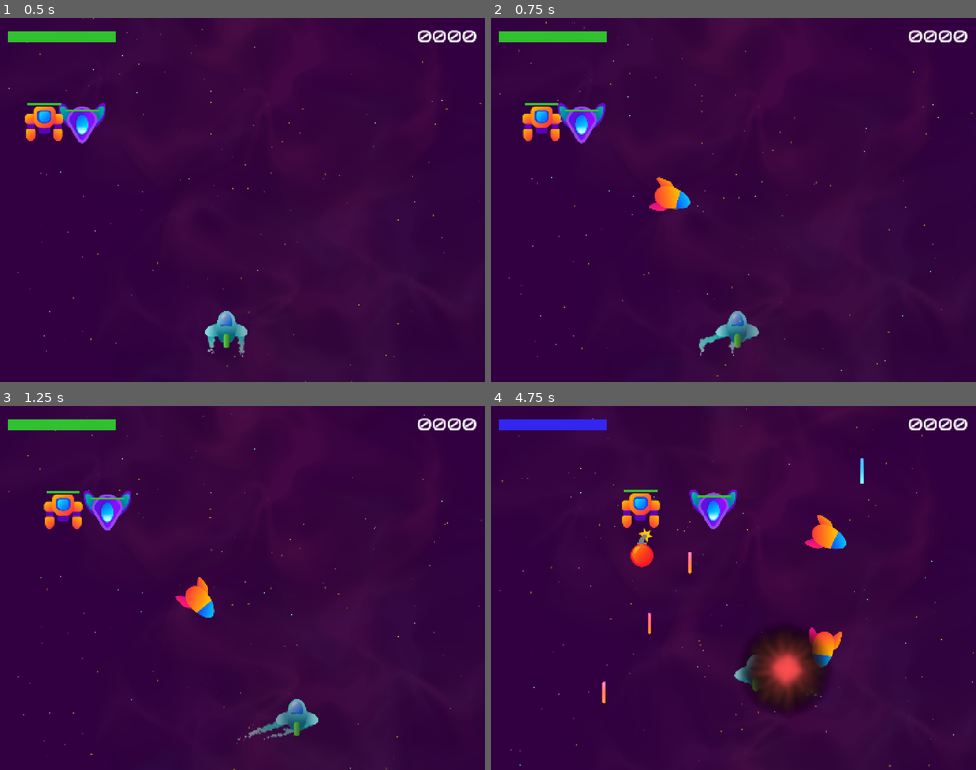
Above: before the commit, frames 1-4 (two rows, left to right).
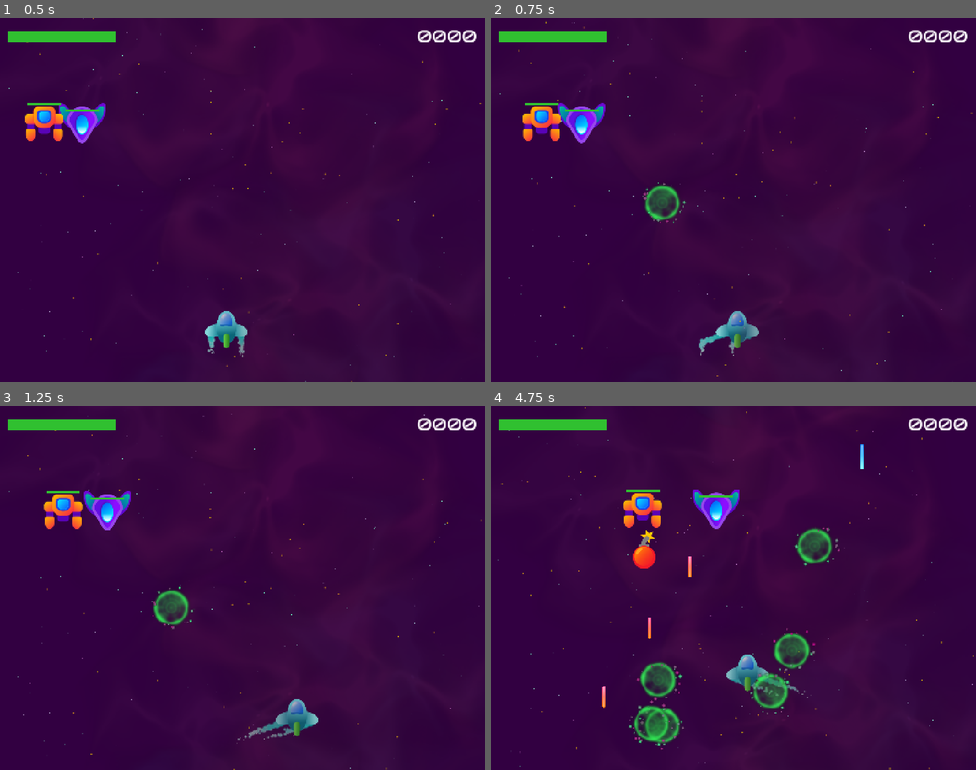
Above: after the commit, the same moments.

Repository: LHO-Developments/Godot-Projects
Game: Godot game, scene res://Scenes/Level/level.tscn
The game is run twice, just before and just after one commit, with the same random seed, the same clock (stepped at 60 frames per second) and the same inputs. Sound files missing from this copy of the repository are replaced by a short silence.
Inputs:
- Up to frame 1 (0.5 s): no input
- Up to frame 2 (0.75 s): hold D (right) from 0.53 s (still down); hold T (test) from 0.53 s (still down)
- Up to frame 3 (1.25 s): keep holding D (right); keep holding T (test)
- Up to frame 4 (4.75 s): release D (right) at 1.28 s; release T (test) at 1.28 s; hold S (down) 1.28-2.03 s; tap Space (shoot) at 1.35, 3.6 s; tap T (test) at 1.55, 2.85, 4.35 s; hold D (right) 2.03-2.78 s; hold T (test) 2.03-2.78 s; hold W (up) 2.78-3.53 s; hold T (test) 3.53-4.28 s; hold A (left) from 3.53 s (still down)

Frame 1 is identical in both runs. In frame 2, 0.7% of the frame differs, in the area x 31-42%, y 43-57%; in frame 3, 1.0%; in frame 4, 7.7%, in the area x 1-100%, y 0-100%.

Commit message:
add power up scene

Diff:
--- a/Space Ace/space-ace/Scenes/Level/level.tscn
+++ b/Space Ace/space-ace/Scenes/Level/level.tscn
@@ -3,7 +3,7 @@
 [ext_resource type="PackedScene" uid="uid://cwvkoimo7kywb" path="res://Scenes/Player/Player.tscn" id="1_iheil"]
 [ext_resource type="PackedScene" uid="uid://fxrpwv2c7cp8" path="res://Scenes/Background/Background.tscn" id="2_1ov45"]
 [ext_resource type="PackedScene" uid="uid://bohlnwst1215b" path="res://Scenes/ObjectContainer/ObjectContainer.tscn" id="3_lscpc"]
-[ext_resource type="PackedScene" uid="uid://lie5jjga5efr" path="res://Scenes/Projectile/HomingMissile.tscn" id="4_43gce"]
+[ext_resource type="PackedScene" uid="uid://bojxn1fot36f2" path="res://Scenes/PowerUp/PowerUp.tscn" id="4_q8n36"]
 [ext_resource type="PackedScene" uid="uid://ceqdwewjsd72c" path="res://Scenes/Enemy/EnemyVee.tscn" id="5_7i4w6"]
 [ext_resource type="PackedScene" uid="uid://de07mjhw6t4nk" path="res://Scenes/Enemy/EnemyRobot.tscn" id="6_q8n36"]
 [ext_resource type="PackedScene" uid="uid://cna5uq6wchu3" path="res://Scenes/GameUi/GameUi.tscn" id="7_q8n36"]
@@ -22,7 +22,7 @@
 [node name="Background" parent="." unique_id=1164972436 instance=ExtResource("2_1ov45")]
 
 [node name="ObjectContainer" parent="." unique_id=584549780 instance=ExtResource("3_lscpc")]
-test_scene = ExtResource("4_43gce")
+test_scene = ExtResource("4_q8n36")
 
 [node name="Path2D" type="Path2D" parent="." unique_id=347543163]
 curve = SubResource("Curve2D_06ioy")
--- /dev/null
+++ b/Space Ace/space-ace/Scenes/PowerUp/PowerUp.gd
@@ -0,0 +1,7 @@
+class_name PowerUp
+
+
+extends Poolable
+
+func _on_life_timer_timeout() -> void:
+	deactivate();
--- /dev/null
+++ b/Space Ace/space-ace/Scenes/PowerUp/PowerUp.tscn
@@ -0,0 +1,50 @@
+[gd_scene format=3 uid="uid://bojxn1fot36f2"]
+
+[ext_resource type="Script" uid="uid://dqg46xb28dias" path="res://Scenes/PowerUp/PowerUp.gd" id="1_v5ap0"]
+[ext_resource type="Texture2D" uid="uid://b6a1b1cc02jb5" path="res://Asset/Textures/light_03.png" id="2_gtc48"]
+[ext_resource type="PackedScene" uid="uid://bi8fqovlohcc6" path="res://Component/Movement/Mover.tscn" id="3_rtpde"]
+[ext_resource type="Texture2D" uid="uid://b7alv8yxi604m" path="res://Asset/Textures/MagicSmall.png" id="4_gtc48"]
+
+[sub_resource type="Curve" id="Curve_rtpde"]
+_data = [Vector2(0, 0), 0.0, 0.0, 0, 0, Vector2(0.5319149, 1), 0.0, 0.0, 0, 0, Vector2(1, 0.1685394), 0.0, 0.0, 0, 0]
+point_count = 3
+
+[sub_resource type="Gradient" id="Gradient_kdlqn"]
+colors = PackedColorArray(0.80784315, 0, 0.57254905, 1, 0.22745098, 1, 0.5529412, 1)
+
+[node name="PowerUp" type="Node2D" unique_id=1373468377]
+script = ExtResource("1_v5ap0")
+
+[node name="Sprite2D" type="Sprite2D" parent="." unique_id=45019125]
+modulate = Color(0.21176471, 1, 0.36078432, 1)
+scale = Vector2(0.25, 0.25)
+texture = ExtResource("2_gtc48")
+
+[node name="Mover" parent="." unique_id=1340264163 instance=ExtResource("3_rtpde")]
+speed = 100.0
+rotation_speed_degrees = 45.0
+direction = Vector2(0, 1)
+
+[node name="LifeTimer" type="Timer" parent="." unique_id=2124882618]
+wait_time = 10.0
+
+[node name="Effects" type="CPUParticles2D" parent="." unique_id=763518021]
+amount = 24
+texture = ExtResource("4_gtc48")
+lifetime = 2.0
+preprocess = 5.0
+local_coords = true
+emission_shape = 6
+emission_ring_inner_radius = 50.0
+emission_ring_radius = 65.0
+gravity = Vector2(0, 0)
+initial_velocity_min = 5.0
+initial_velocity_max = 10.0
+orbit_velocity_min = 0.1
+orbit_velocity_max = 0.3
+scale_amount_min = 0.8
+scale_amount_max = 1.2
+scale_amount_curve = SubResource("Curve_rtpde")
+color_initial_ramp = SubResource("Gradient_kdlqn")
+
+[connection signal="timeout" from="LifeTimer" to="." method="_on_life_timer_timeout"]
Not shown, added: Space Ace/space-ace/Scenes/PowerUp/PowerUp.gd.uid
